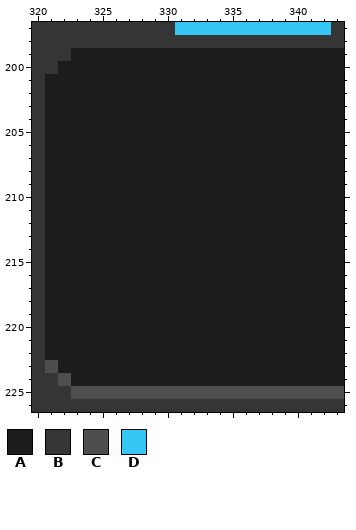
Two states of a pixel-art file, assets/sprites/custom-art/gui/gui.aseprite. The picture above is the old version.
512x256 pixels, 1 frame. Colours within 5 levels of each other are drawn and written as one. Shown: x 320..343, y 197..226. The old version is drawn lined up with the new one, on the new canvas. The commit also changed other parts of the picture, which this record leaves out.
Palette (. is transparent): A #1c1c1c  B #353535  C #4e4e4e  D #36c6f5
Pixels before, first column x 320:
197 BBBBBBBBBBBDDDDDDDDDDDDB
198 BBBBBBBBBBBBBBBBBBBBBBBB
199 BBBAAAAAAAAAAAAAAAAAAAAA
200 BBAAAAAAAAAAAAAAAAAAAAAA
201 BAAAAAAAAAAAAAAAAAAAAAAA
202 BAAAAAAAAAAAAAAAAAAAAAAA
203 BAAAAAAAAAAAAAAAAAAAAAAA
204 BAAAAAAAAAAAAAAAAAAAAAAA
205 BAAAAAAAAAAAAAAAAAAAAAAA
206 BAAAAAAAAAAAAAAAAAAAAAAA
207 BAAAAAAAAAAAAAAAAAAAAAAA
208 BAAAAAAAAAAAAAAAAAAAAAAA
209 BAAAAAAAAAAAAAAAAAAAAAAA
210 BAAAAAAAAAAAAAAAAAAAAAAA
211 BAAAAAAAAAAAAAAAAAAAAAAA
212 BAAAAAAAAAAAAAAAAAAAAAAA
213 BAAAAAAAAAAAAAAAAAAAAAAA
214 BAAAAAAAAAAAAAAAAAAAAAAA
215 BAAAAAAAAAAAAAAAAAAAAAAA
216 BAAAAAAAAAAAAAAAAAAAAAAA
217 BAAAAAAAAAAAAAAAAAAAAAAA
218 BAAAAAAAAAAAAAAAAAAAAAAA
219 BAAAAAAAAAAAAAAAAAAAAAAA
220 BAAAAAAAAAAAAAAAAAAAAAAA
221 BAAAAAAAAAAAAAAAAAAAAAAA
222 BAAAAAAAAAAAAAAAAAAAAAAA
223 BCAAAAAAAAAAAAAAAAAAAAAA
224 BBCAAAAAAAAAAAAAAAAAAAAA
225 BBBCCCCCCCCCCCCCCCCCCCCC
226 BBBBBBBBBBBBBBBBBBBBBBBB
The same view after the edit:
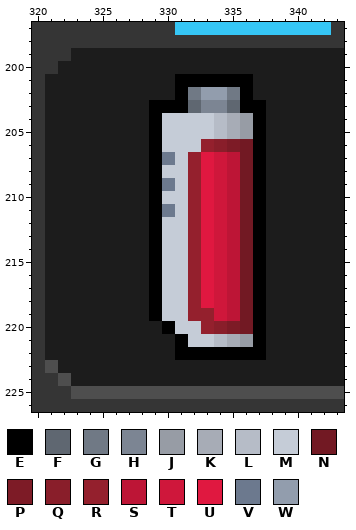
Colours new in this view: E #000000  F #5f6771  G #707985  H #7c8593  J #979ca5  K #a7acb6  L #b6bcc7  M #c5ccd7  N #721923  P #7d1b26  Q #891e2a  R #94202d  S #bd1536  T #cf173b  U #e01840  V #6c798e  W #929dad
From old to new:
canvas 512x256 -> 1024x512
y 201: x 331..336 AAAAAA -> EEEEEE
y 202: x 331..336 AAAAAA -> EGWWGE
y 203: x 329..337 AAAAAAAAA -> EEEFHHFEE
y 204..205: x 329..337 AAAAAAAAA -> EMMMMLKJE
y 206: x 329..337 AAAAAAAAA -> EMMMRQPNE
y 207: x 329..337 AAAAAAAAA -> EVMRUTSNE
y 208: x 329..337 AAAAAAAAA -> EMMRUTSNE
y 209: x 329..337 AAAAAAAAA -> EVMRUTSNE
y 210: x 329..337 AAAAAAAAA -> EMMRUTSNE
y 211: x 329..337 AAAAAAAAA -> EVMRUTSNE
y 212..218: x 329..337 AAAAAAAAA -> EMMRUTSNE
y 219: x 329..337 AAAAAAAAA -> EMMRRTSNE
y 220: x 330..337 AAAAAAAA -> EMMRQPNE
y 221: x 331..337 AAAAAAA -> EMMLKJE
y 222: x 331..337 AAAAAAA -> EEEEEEE
